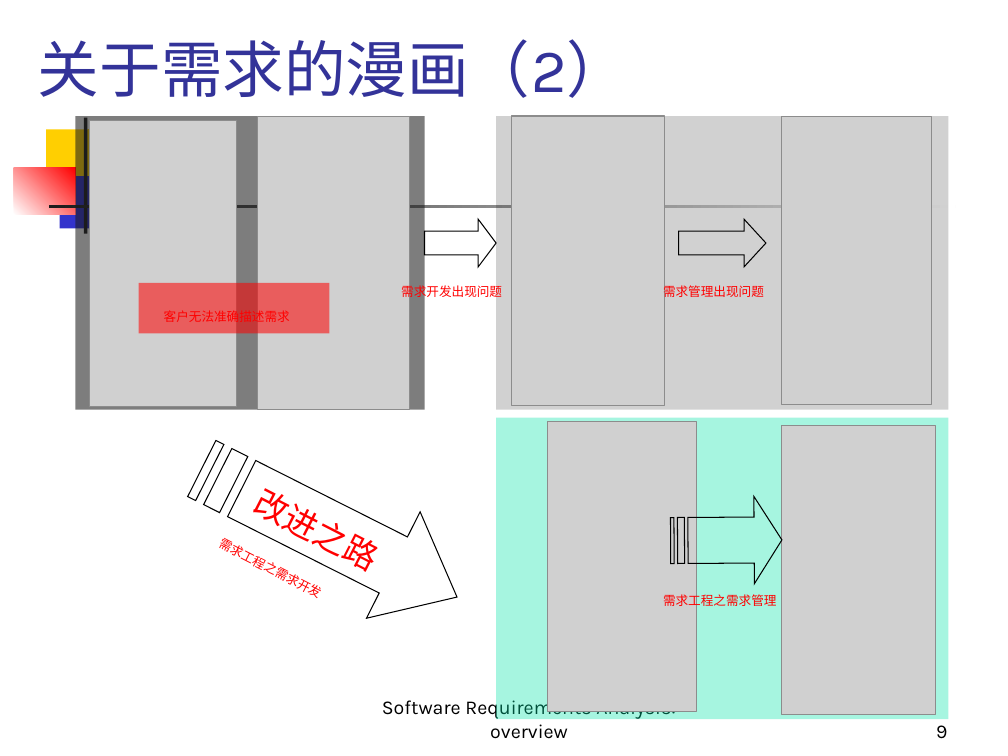
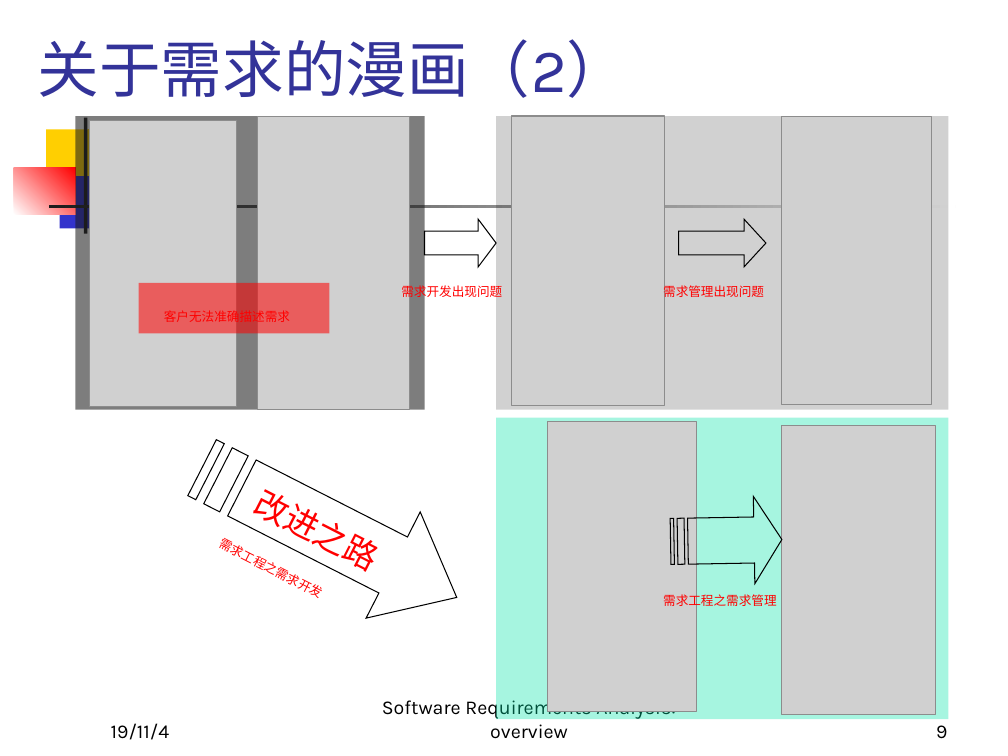
Before and after one commit to Cabbage-Cat/Courses, a slide deck: slide 9 of Software Requirements Analysis/Week1/week1.ppt. Drawn at 1008x756 pixels with LibreOffice and Linux fonts; fonts in the diff are those of the drawing; grey boxes stand for pictures. Boxes give left, top, right and bottom in pixels: in the first picture for what was removed or moved away, otherwise in the second. Text is boxed around its words. In the diff, an @@ line names an element or a change of style, - is before the commit and + after.

```diff
--- a/Software Requirements Analysis/Week1/week1.ppt
+++ b/Software Requirements Analysis/Week1/week1.ppt
@@ freeform shape at [175,414,484,650]: outline redrawn @@
@@ freeform shape at [670,496,782,586]: outline redrawn @@
@@ indent changed in 6 elements at [401,283,502,300], [663,283,764,300], [139,283,330,334], [251,478,371,565], [218,538,319,596], [663,592,777,609] @@
@@ text added at [111,723,170,740], 14 pt, text #000000 @@
+19/11/4
```
Also in this commit, not shown: 56 other slides changed, 5 other files.
